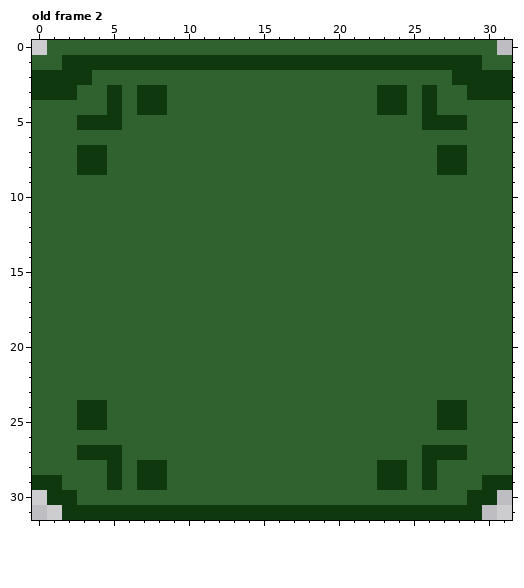
Two versions of one pixel-art file, art/tiles.aseprite. That is the earlier state.
32x32 pixels, 3 frames. Shown: old frame 2. The commit also changed other frames, which this record leaves out.
After:
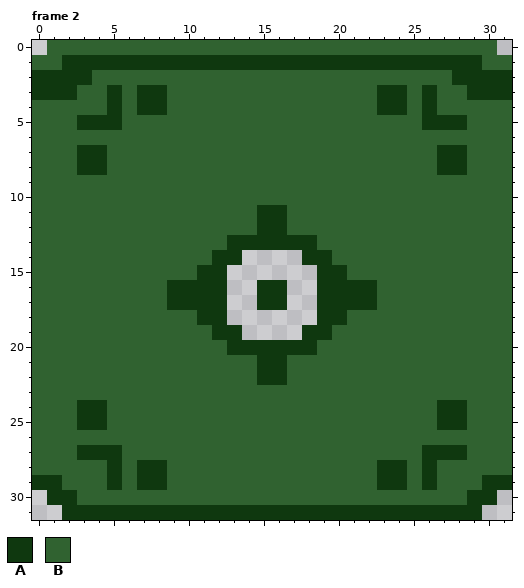
Palette (. is transparent): A #0f380f  B #306230
A new or re-ordered frame is compared with the old frame closest to it.
Changes in this commit:
frames 3 -> 4
Frame 2 is new; against old frame 2:
Colour B gives way to colour A in rows 11 to 12 at x 15 to 16; in row 13 at x 13 to 18; in row 14 at x 12 to 13 and 18 to 19; in row 15 at x 11 to 12 and 19 to 20; in rows 16 to 17 at x 9 to 12, 15 to 16 and 19 to 22; in row 18 at x 11 to 12 and 19 to 20.
Colour B gives way to colour A in row 19 at x 12 to 13 and 18 to 19; in row 20 at x 13 to 18; in rows 21 to 22 at x 15 to 16.
Colour B is removed in row 14 at x 14 to 17; in row 15 at x 13 to 18; in rows 16 to 17 at x 13 to 14 and 17 to 18; in row 18 at x 13 to 18; in row 19 at x 14 to 17.
